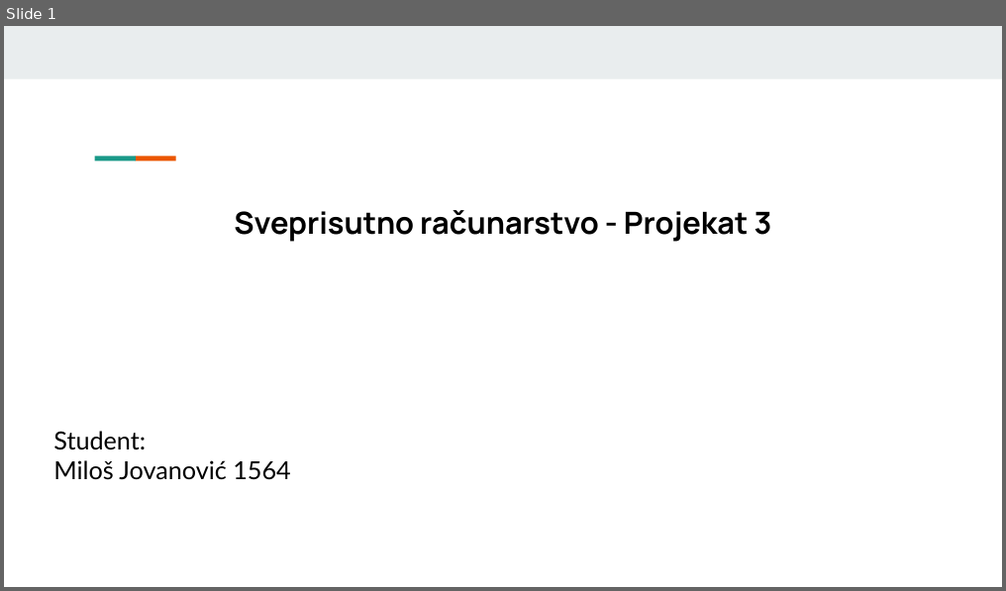
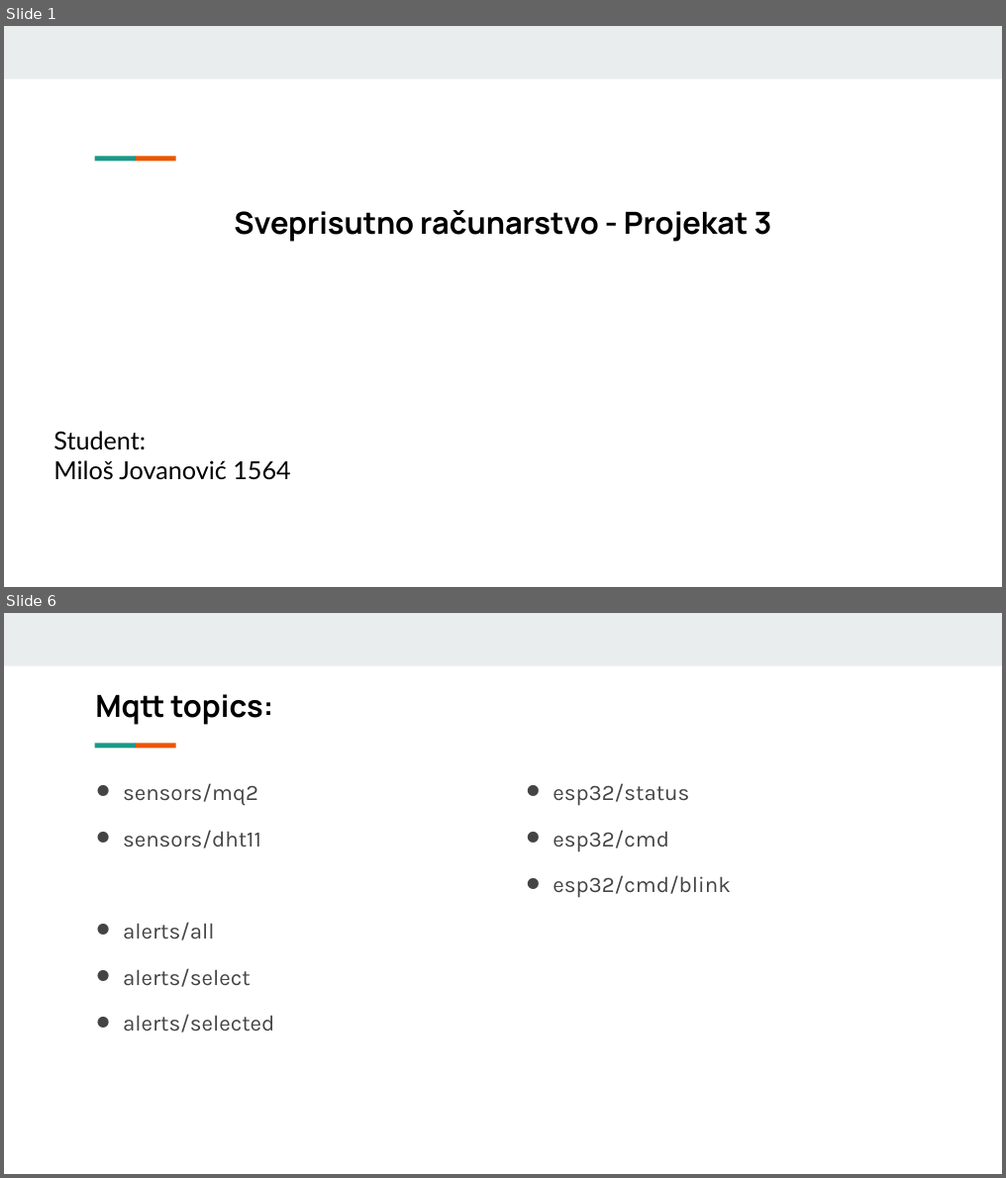
Before and after one commit to mjovanovic9999/uc, a slide deck: III/prezentacija3.odp. Shown one above the other, each under a label of ours: slide 1 before the commit, slides 1 and 6 after it; the slides between them are not shown. The pictures are 1006x591 and 1006x1178 pixels, drawn with LibreOffice and Linux fonts; fonts in the diff are those of the drawing. Boxes give left, top, right and bottom in pixels: in the first picture for what was removed or moved away, otherwise in the second. Text is boxed around its words. In the diff, an @@ line names an element or a change of style, - is before the commit and + after.

```diff
--- a/III/prezentacija3.odp
+++ b/III/prezentacija3.odp
@@ slide 6 added at (4, 613, 1002, 1174), background #FFFFFF; not listed: 3 template elements that a slide beside it also shows @@
@@ title added at (95, 694, 273, 725), 22 pt, text #000000, bold @@
+Mqtt topics:
@@ text added at (123, 783, 274, 1033), 16 pt, text #444444 @@
+ sensors/mq2
+ sensors/dht11
+ alerts/all
+ alerts/select
+ alerts/selected
@@ text added at (552, 783, 731, 898), 16 pt, text #444444 @@
+ esp32/status
+ esp32/cmd
+ esp32/cmd/blink
```
Also in this commit, not shown: 6 other slides added, 13 other files.
